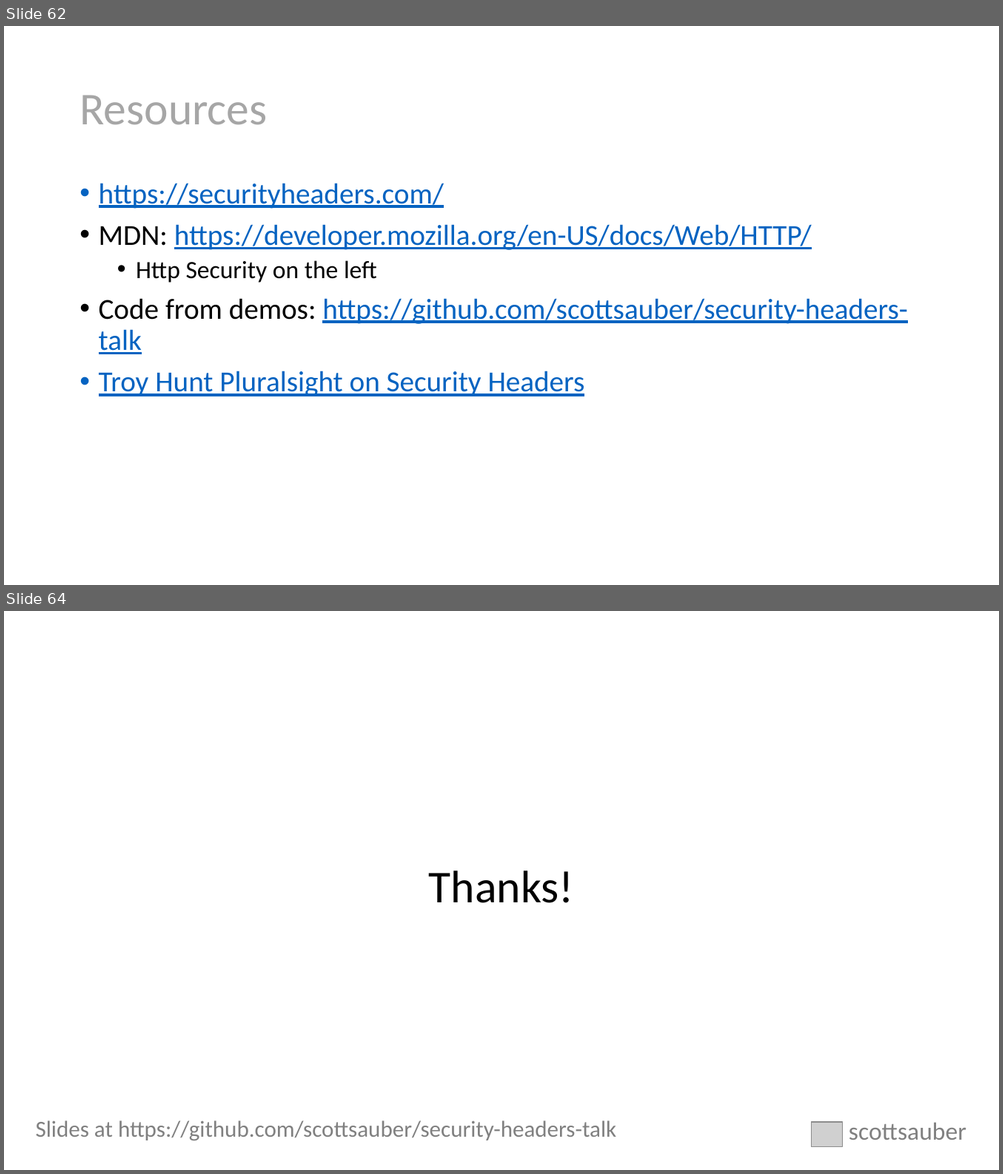
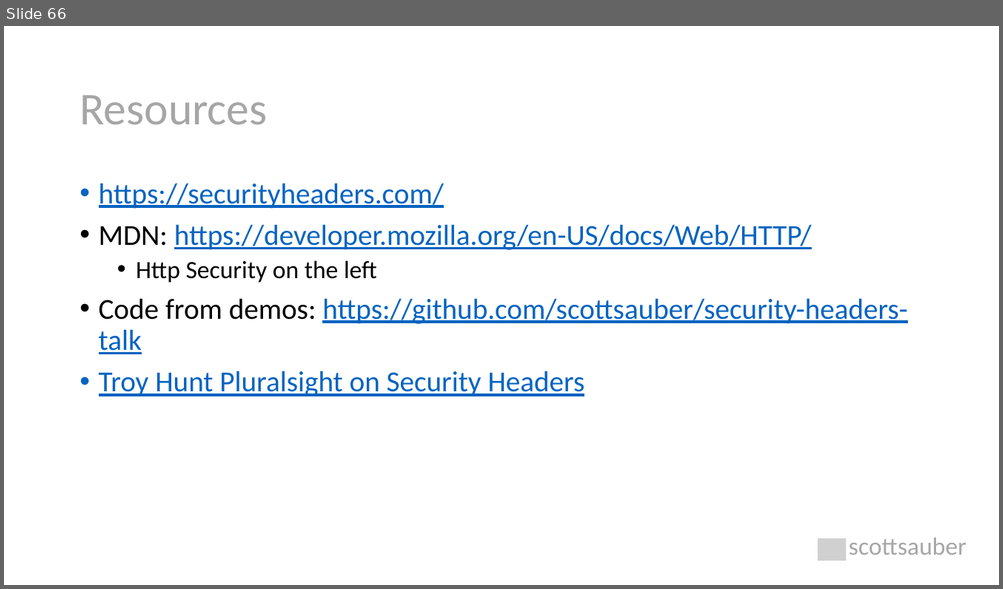
Before and after one commit to nirzaf/DotNetWorkShopTalk, a slide deck: 2021-1-27 - NDC London - Security Headers/Security Headers Explained.pptx. Shown one above the other, each under a label of ours: slides 62 and 64 before the commit, slide 66 after it; the slides between them are not shown. The pictures are 1003x1174 and 1003x589 pixels, drawn with LibreOffice and Linux fonts; fonts in the diff are those of the drawing; grey boxes stand for pictures. Boxes give left, top, right and bottom in pixels: in the first picture for what was removed or moved away, otherwise in the second. Text is boxed around its words. In the diff, an @@ line names an element or a change of style, - is before the commit and + after.

Commit message:
updates for security headers talk

```diff
--- a/2021-1-27 - NDC London - Security Headers/Security Headers Explained.pptx
+++ b/2021-1-27 - NDC London - Security Headers/Security Headers Explained.pptx
@@ slide 64 removed at [4, 611, 999, 1170], background #FFFFFF @@
@@ title removed at [429, 871, 574, 903] @@
-Thanks!
@@ text removed at [36, 1121, 616, 1142] @@
-Slides at https://github.com/scottsauber/security-headers-talk
@@ picture removed at [811, 1123, 842, 1148] @@
@@ text removed at [848, 1122, 966, 1140] @@
-scottsauber
@@ what was slide 62 is now slide 66 @@
@@ slide 66 changed as well @@
@@ picture added at [817, 539, 845, 561] @@
@@ text added at [848, 538, 966, 555], 24 pt, text #A6A6A6 @@
+scottsauber
```
Also in this commit, not shown: 46 other slides changed, 18 slides added, 13 other slides removed, 2 other files.
